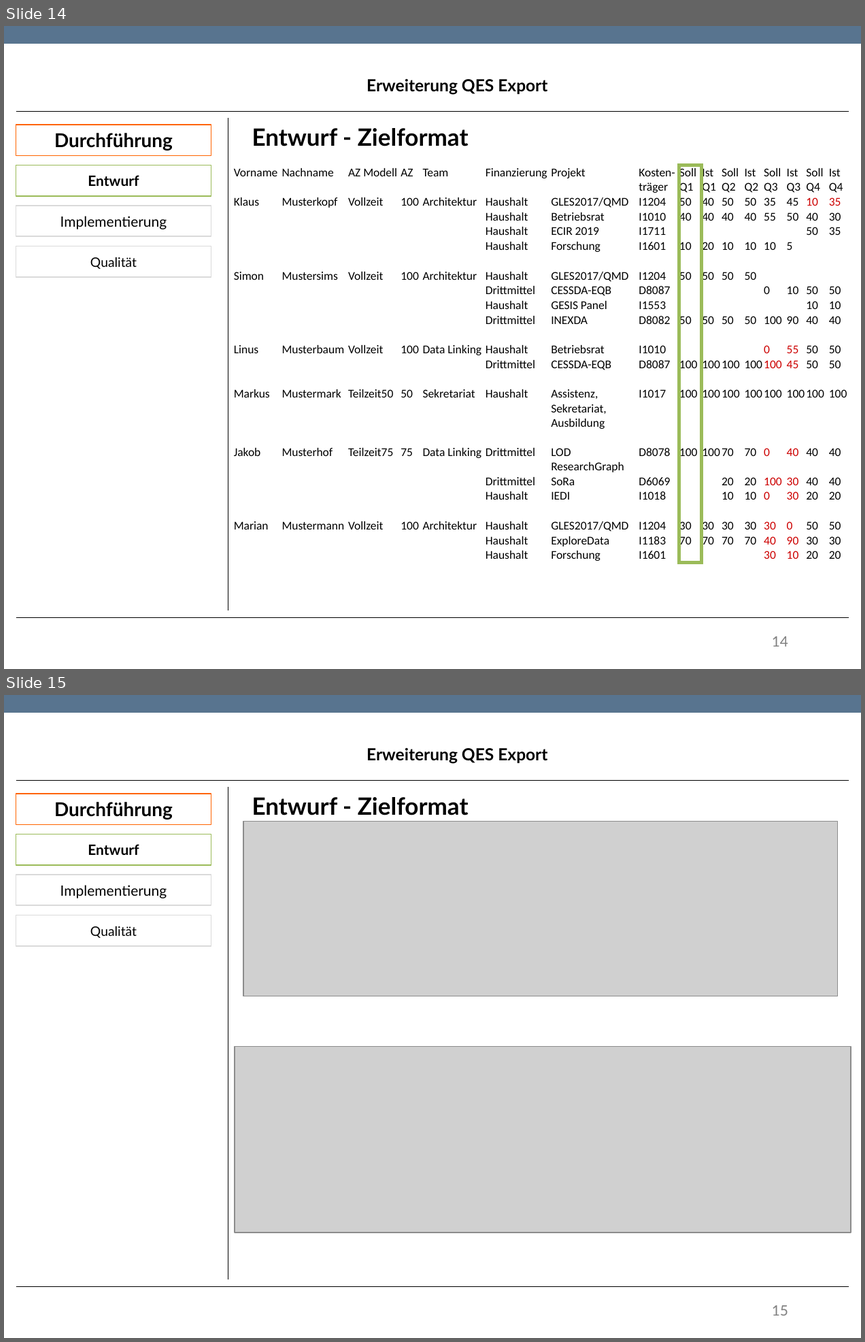
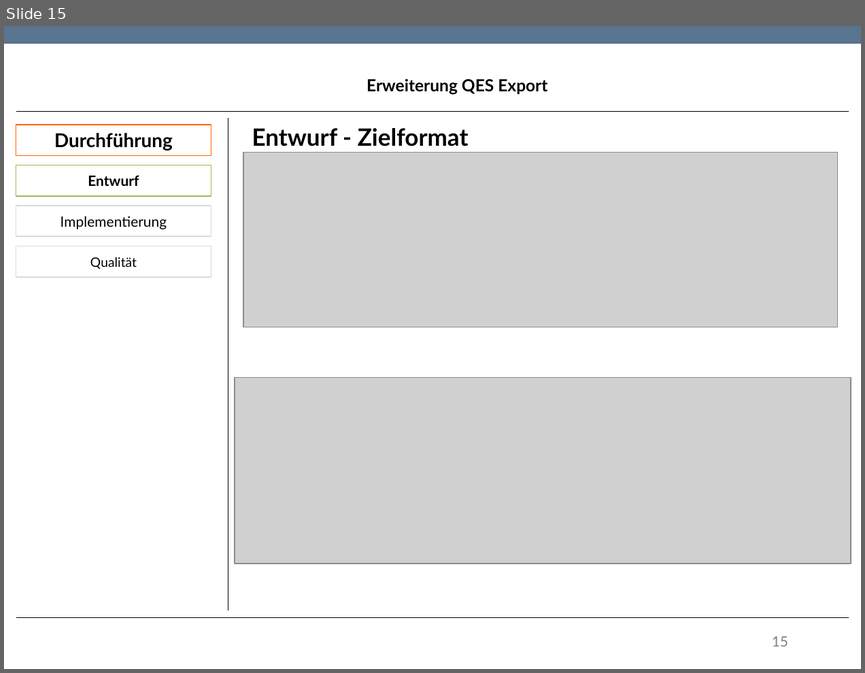
Before and after one commit to TwoHorus/dbExelExportLaravel, a slide deck: DOC/Fachgespraech.pptx. Shown one above the other, each under a label of ours: slides 14 and 15 before the commit, slide 15 after it. The pictures are 865x1342 and 865x673 pixels, drawn with LibreOffice and Linux fonts; fonts in the diff are those of the drawing; grey boxes stand for pictures; background and template pictures are left out. Boxes give left, top, right and bottom in pixels: in the first picture for what was removed or moved away, otherwise in the second. Text is boxed around its words. In the diff, an @@ line names an element or a change of style, - is before the commit and + after.

```diff
--- a/DOC/Fachgespraech.pptx
+++ b/DOC/Fachgespraech.pptx
@@ slide 14 removed at box(4, 26, 861, 669), background #FFFFFF; not listed: 1 template element that a slide beside it also shows @@
@@ text removed at box(366, 79, 547, 95) @@
-Erweiterung QES Export
@@ rectangle removed at box(16, 125, 211, 155) @@
-Durchführung
@@ line removed from (16, 111) to (849, 111) @@
@@ line removed from (228, 118) to (228, 610) @@
@@ text removed at box(252, 128, 468, 146) @@
-Entwurf - Zielformat
@@ rectangle removed at box(16, 165, 211, 195) @@
-Entwurf
@@ table removed at box(234, 165, 850, 563), 23 rows, 16 columns @@
-Vorname | Nachname | AZ Modell | AZ | Team | Finanzierung | Projekt | Kosten- / träger | Soll Q1 | Ist Q1 | Soll Q2 | Ist Q2 | Soll Q3 | Ist Q3 | Soll Q4 | Ist Q4
-Klaus | Musterkopf | Vollzeit | 100 | Architektur | Haushalt | GLES2017/QMD | I1204 | 50 | 40 | 50 | 50 | 35 | 45 | 10 | 35
- |  |  |  |  | Haushalt | Betriebsrat | I1010 | 40 | 40 | 40 | 40 | 55 | 50 | 40 | 30
- |  |  |  |  | Haushalt | ECIR 2019 | I1711 |  |  |  |  |  |  | 50 | 35
- |  |  |  |  | Haushalt | Forschung | I1601 | 10 | 20 | 10 | 10 | 10 | 5 |  | 
- |  |  |  |  |  |  |  |  |  |  |  |  |  |  | 
-Simon | Mustersims | Vollzeit | 100 | Architektur | Haushalt | GLES2017/QMD | I1204 | 50 | 50 | 50 | 50 |  |  |  | 
- |  |  |  |  | Drittmittel | CESSDA-EQB | D8087 |  |  |  |  | 0 | 10 | 50 | 50
- |  |  |  |  | Haushalt | GESIS Panel | I1553 |  |  |  |  |  |  | 10 | 10
- |  |  |  |  | Drittmittel | INEXDA | D8082 | 50 | 50 | 50 | 50 | 100 | 90 | 40 | 40
- |  |  |  |  |  |  |  |  |  |  |  |  |  |  | 
-Linus | Musterbaum | Vollzeit | 100 | Data Linking | Haushalt | Betriebsrat | I1010 |  |  |  |  | 0 | 55 | 50 | 50
- |  |  |  |  | Drittmittel | CESSDA-EQB | D8087 | 100 | 100 | 100 | 100 | 100 | 45 | 50 | 50
- |  |  |  |  |  |  |  |  |  |  |  |  |  |  | 
-Markus | Mustermark | Teilzeit50 | 50 | Sekretariat | Haushalt | Assistenz, Sekretariat, / Ausbildung | I1017 | 100 | 100 | 100 | 100 | 100 | 100 | 100 | 100
- |  |  |  |  |  |  |  |  |  |  |  |  |  |  | 
-Jakob | Musterhof | Teilzeit75 | 75 | Data Linking | Drittmittel | LOD ResearchGraph | D8078 | 100 | 100 | 70 | 70 | 0 | 40 | 40 | 40
- |  |  |  |  | Drittmittel | SoRa | D6069 |  |  | 20 | 20 | 100 | 30 | 40 | 40
- |  |  |  |  | Haushalt | IEDI | I1018 |  |  | 10 | 10 | 0 | 30 | 20 | 20
- |  |  |  |  |  |  |  |  |  |  |  |  |  |  | 
-Marian | Mustermann | Vollzeit | 100 | Architektur | Haushalt | GLES2017/QMD | I1204 | 30 | 30 | 30 | 30 | 30 | 0 | 50 | 50
- |  |  |  |  | Haushalt | ExploreData | I1183 | 70 | 70 | 70 | 70 | 40 | 90 | 30 | 30
- |  |  |  |  | Haushalt | Forschung | I1601 |  |  |  |  | 30 | 10 | 20 | 20
@@ rectangle removed at box(16, 206, 211, 237) @@
-Implementierung
@@ rectangle removed at box(16, 246, 211, 277) @@
-Qualität
@@ line removed from (16, 617) to (849, 617) @@
@@ page number removed at box(772, 636, 788, 646) @@
-14
```
Also in this commit, not shown: 8 slides changed, 1 slide added.
